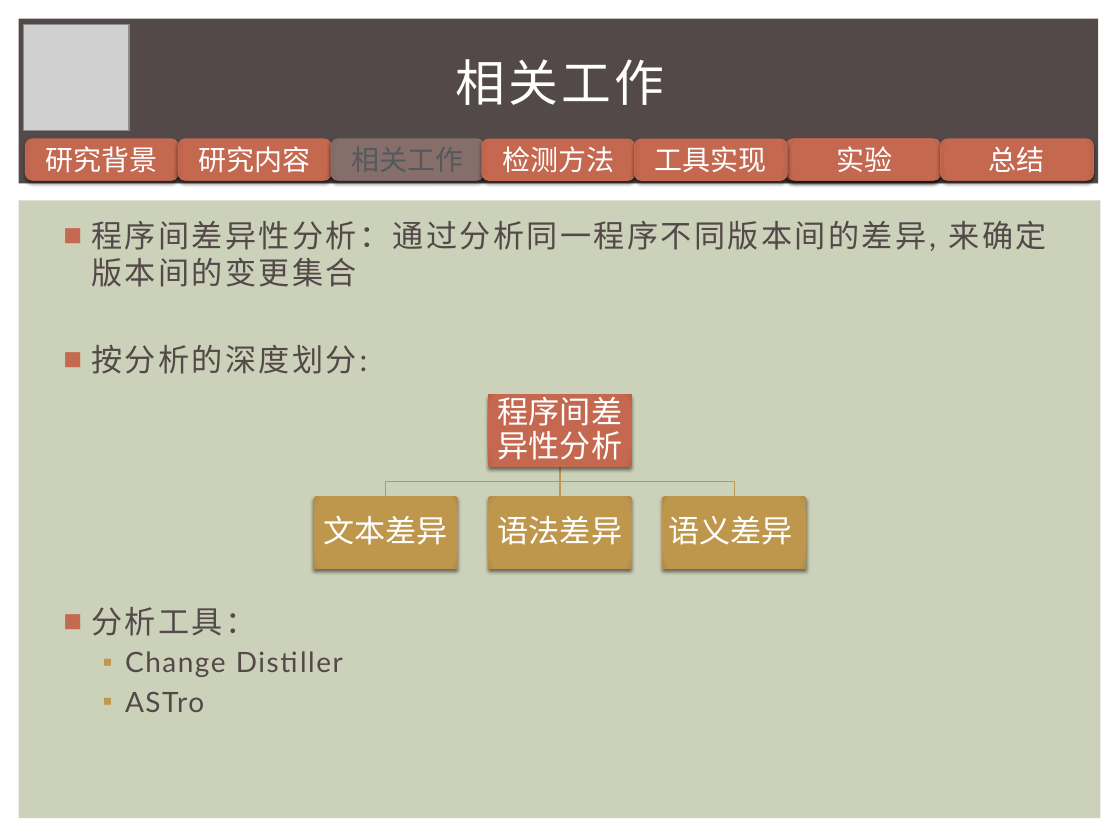
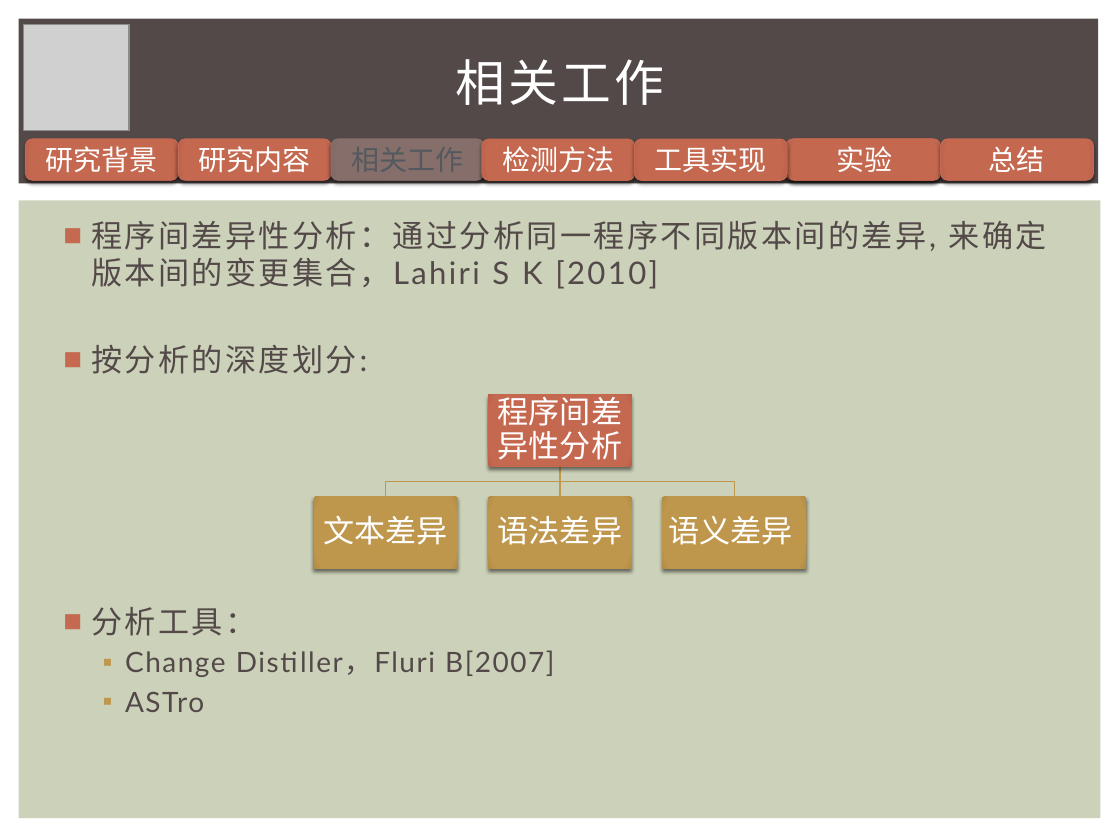
Before and after one commit to iewrer/mythesis, a slide deck: slide 9 of 答辩PPT.pptx. Drawn at 1120x840 pixels with LibreOffice and Linux fonts; fonts in the diff are those of the drawing; grey boxes stand for pictures. Boxes give left, top, right and bottom in pixels: in the first picture for what was removed or moved away, otherwise in the second. Text is boxed around its words. In the diff, an @@ line names an element or a change of style, - is before the commit and + after.

```diff
--- a/答辩PPT.pptx
+++ b/答辩PPT.pptx
@@ text at (x1=91, y1=221, x2=1047, y2=289): text changed @@
-■ 程序间差异性分析：通过分析同一程序不同版本间的差异, 来确定版本间的变更集合
+■ 程序间差异性分析：通过分析同一程序不同版本间的差异, 来确定版本间的变更集合，Lahiri S K [2010]
@@ text at (x1=125, y1=650, x2=554, y2=677): text changed @@
-  ▪ Change Distiller
+  ▪ Change Distiller，Fluri B[2007]
```
Also in this commit, not shown: 12 other slides changed, 1 slide added, 37 other files.
